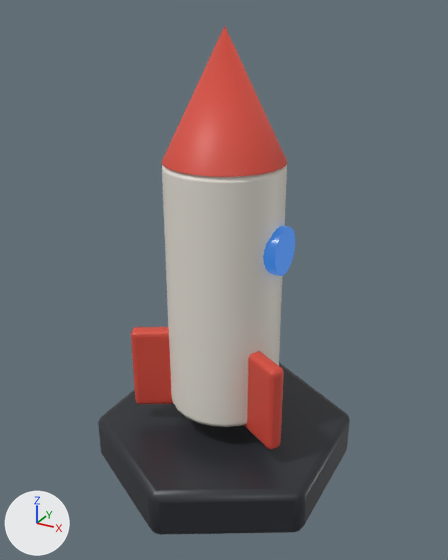
The glTF model public/3d/models/obj_astrohop.glb: old version first, new version second.
One viewpoint serves both versions: a 50 mm lens placed at (-1.607, -0.388, 2.336), pointed at (-1.819, -0.003, 2.143). Every picture has the same lights, and +X, +Y and +Z are marked at lower left. The older version comes first. Where no turn or scale is listed for an object, it has been applied to the vertices. Vertices at exactly the same position are counted once.

Names of what the first picture shows: 'astro_body', 'astro_fin1', 'astro_fin2', 'astro_nose', 'astro_pad', 'astro_window'.
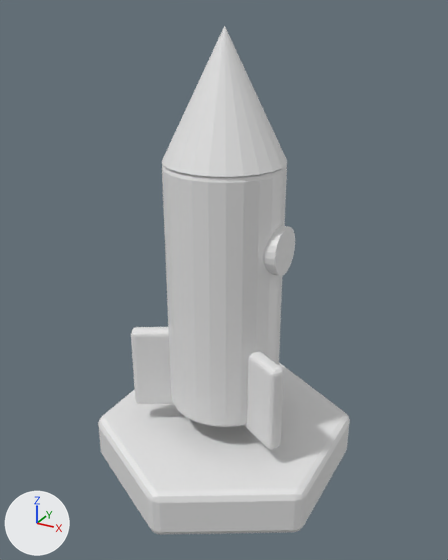
Boxes [x1, y1, x2, y2] around the edits, measured in the pictures (448 x 560 px):
'astro_pad', recoloured (dark grey to white): [98, 363, 350, 535] in both
'astro_nose', recoloured, shading changed (red to white): [162, 26, 287, 177] in both
'astro_fin2', recoloured (red to white): [244, 351, 284, 449] in both
'astro_fin1', recoloured (red to white): [131, 327, 174, 404] in both
'astro_window', recoloured (blue to white): [263, 226, 295, 276] in both

The change, as a diff of the scene's bpy script:
```diff
--- a/public/3d/models/obj_astrohop.glb.py
+++ b/public/3d/models/obj_astrohop.glb.py
@@ me_cube_035 @@
 me_cube_035.from_pydata(...)  # 96 vertices, 188 faces; spans x -0.0232..0.0232, y -0.0162..0.0162, z -0.035..0.035
-me_cube_035.materials.append(mat_m_red)  # red #d94c3d
@@ me_cube_036 @@
 me_cube_036.from_pydata(...)  # 96 vertices, 188 faces; spans x -0.0232..0.0232, y -0.0162..0.0162, z -0.035..0.035
-me_cube_036.materials.append(mat_m_red)  # red #d94c3d
@@ me_cone_001 @@
 me_cone_001.from_pydata(...)  # 25 vertices, 46 faces; spans x -0.045..0.045, y -0.045..0.045, z -0.045..0.045
 # used by ob_astro_nose; location = (-1.82, 0.0, 2.28)
-me_cone_001.materials.append(mat_m_red)  # red #d94c3d
+# me_cone_001 part 1: all faces are now shaded flat (24 of 46 changed)
@@ me_cylinder_011 @@
 me_cylinder_011.from_pydata(...)  # 84 vertices, 164 faces; spans x -0.095..0.095, y -0.108..0.108, z -0.02..0.02
-me_cylinder_011.materials.append(mat_m_metal)  # dark grey #2a2d33
@@ me_cylinder_013 @@
 me_cylinder_013.from_pydata(...)  # 48 vertices, 92 faces; spans x -0.005..0.005, y -0.018..0.018, z -0.018..0.018
-me_cylinder_013.materials.append(mat_m_screen_pm)  # dark blue #27303f, glowing blue #2b6ec0
```
